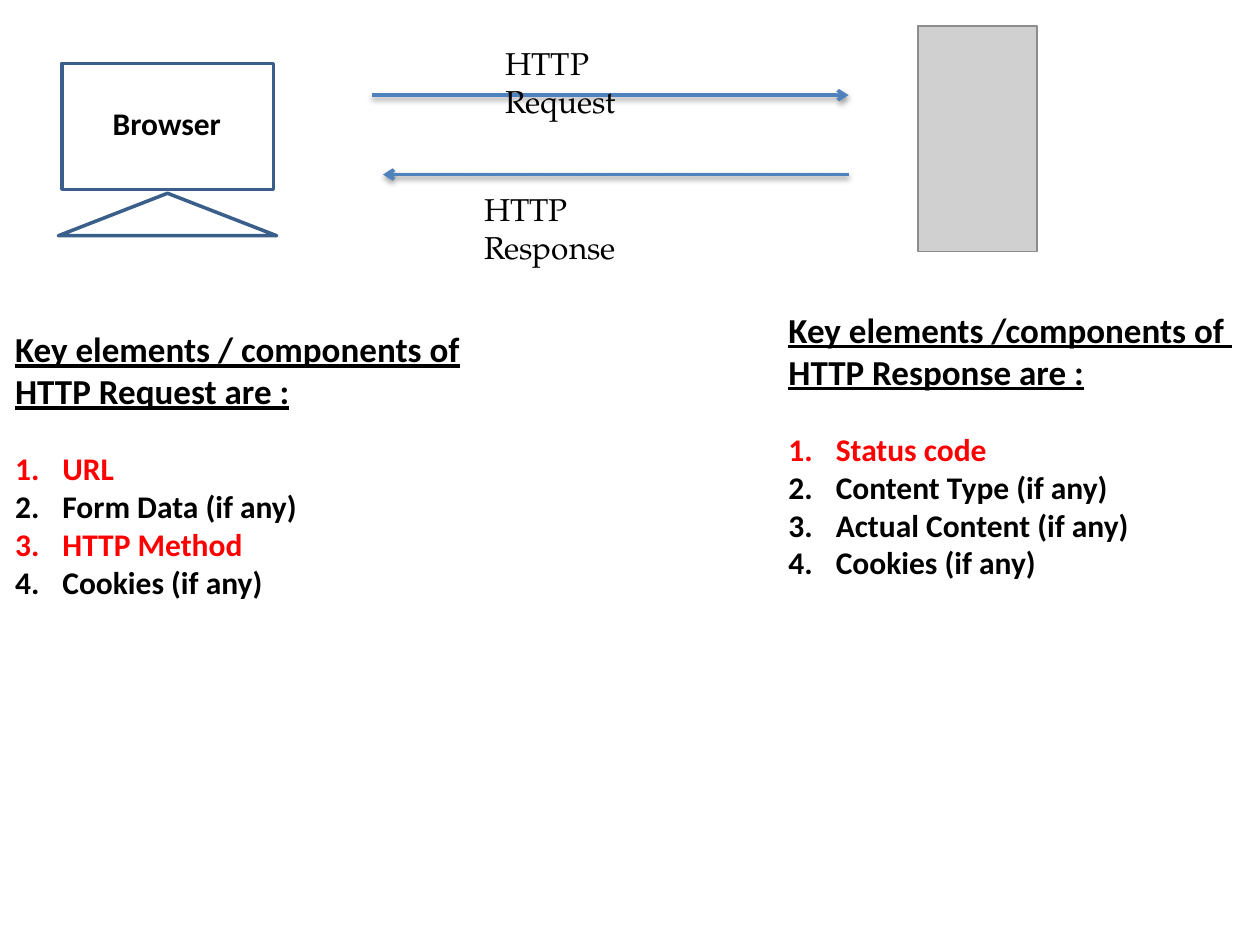
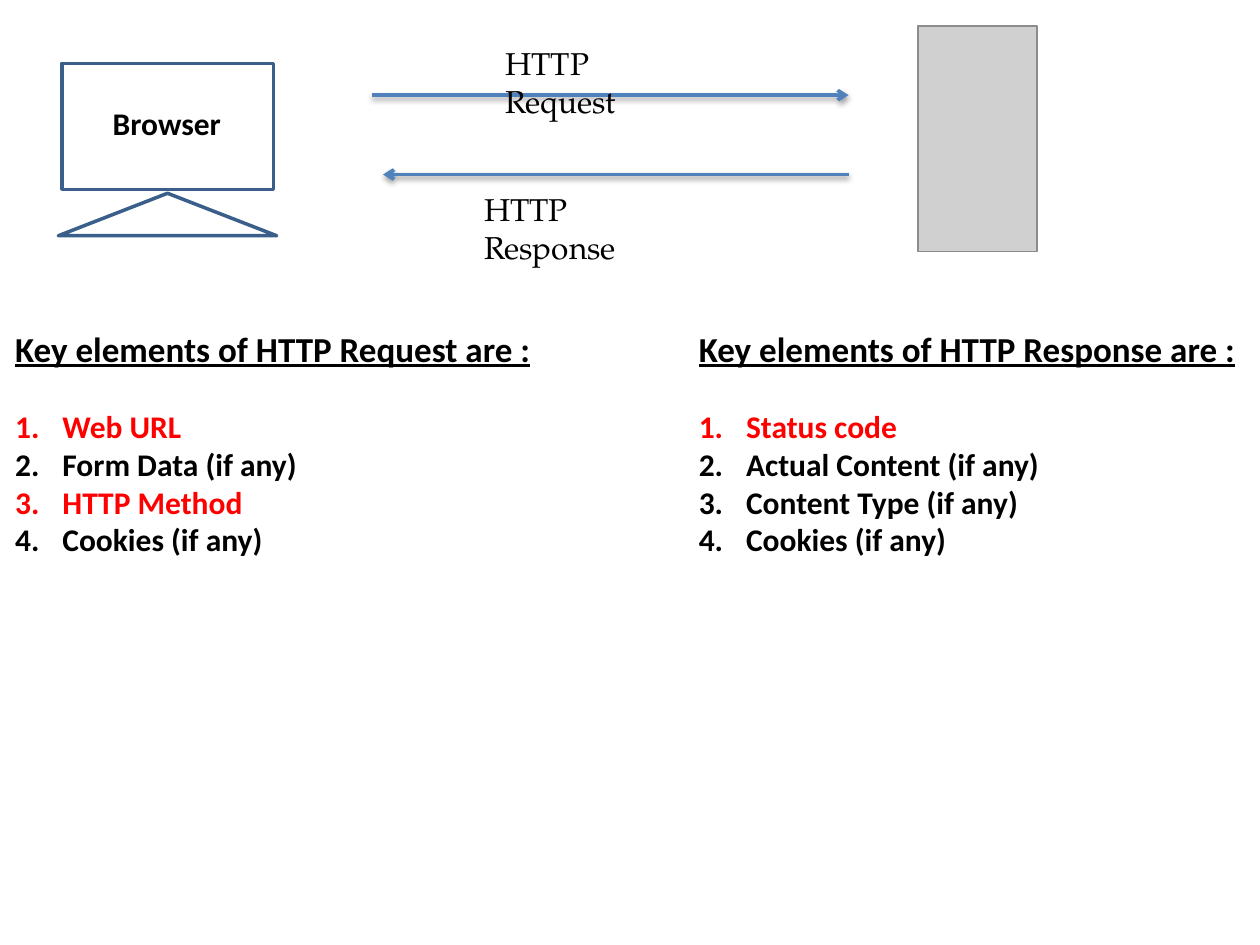
Before and after one commit to avinashv411/For-Class, a slide deck: slide 6 of 11. Others/A. PPTs/Servlets & JSP.pptx. Drawn at 1260x945 pixels with LibreOffice and Linux fonts; fonts in the diff are those of the drawing; grey boxes stand for pictures. Boxes give left, top, right and bottom in pixels: in the first picture for what was removed or moved away, otherwise in the second. Text is boxed around its words. In the diff, an @@ line names an element or a change of style, - is before the commit and + after.

```diff
--- a/11. Others/A. PPTs/Servlets & JSP.pptx
+++ b/11. Others/A. PPTs/Servlets & JSP.pptx
@@ text "Key elements of HTTP Response ...": place and size @@
-text "Key elements of HTTP Response ..." at bbox=[788, 318, 1224, 579]
+text "Key elements of HTTP Response ..." at bbox=[699, 337, 1217, 556]
@@ text at bbox=[15, 337, 512, 439]: text changed @@
-Key elements / components of
-HTTP Request are :
-1. URL
+Key elements of HTTP Request are :
+1. Web URL
@@ text at bbox=[699, 337, 1217, 368]: text changed @@
-Key elements /components of
-HTTP Response are :
+Key elements of HTTP Response are :
@@ text at bbox=[746, 453, 1039, 481]: paragraph added @@
+2. Actual Content (if any)
@@ text at bbox=[836, 514, 1129, 542]: paragraph removed @@
-3. Actual Content (if any)
```
Also in this commit, not shown: 9 other files.
